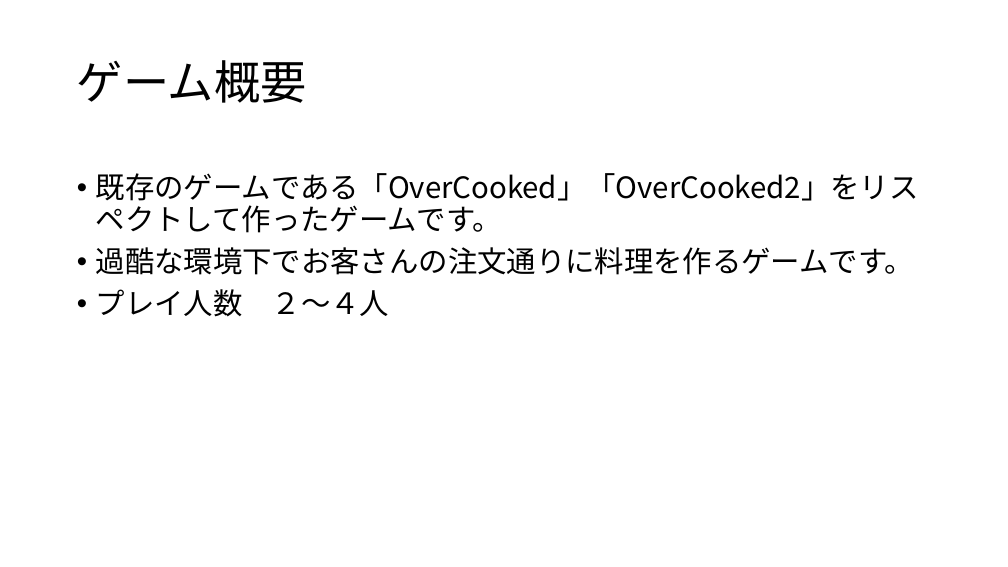
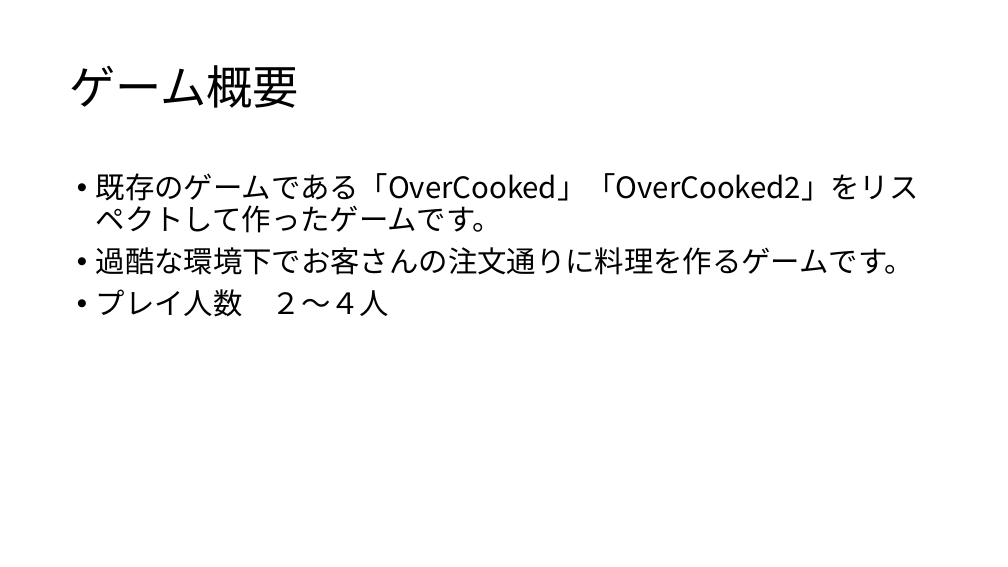
Before and after one commit to kyotento/KyotEngine, a slide deck: slide 5 of ポートフォリオ(仮).pptx. Drawn at 1008x567 pixels with LibreOffice and Linux fonts; fonts in the diff are those of the drawing. Boxes give left, top, right and bottom in pixels: in the first picture for what was removed or moved away, otherwise in the second. Text is boxed around its words. In the diff, an @@ line names an element or a change of style, - is before the commit and + after.

```diff
--- a/ポートフォリオ(仮).pptx
+++ b/ポートフォリオ(仮).pptx
@@ title "ゲーム概要": place and size @@
-title "ゲーム概要" at (77,60,307,103)
+title "ゲーム概要" at (69,65,299,108)
```
Also in this commit, not shown: 11 other files.
